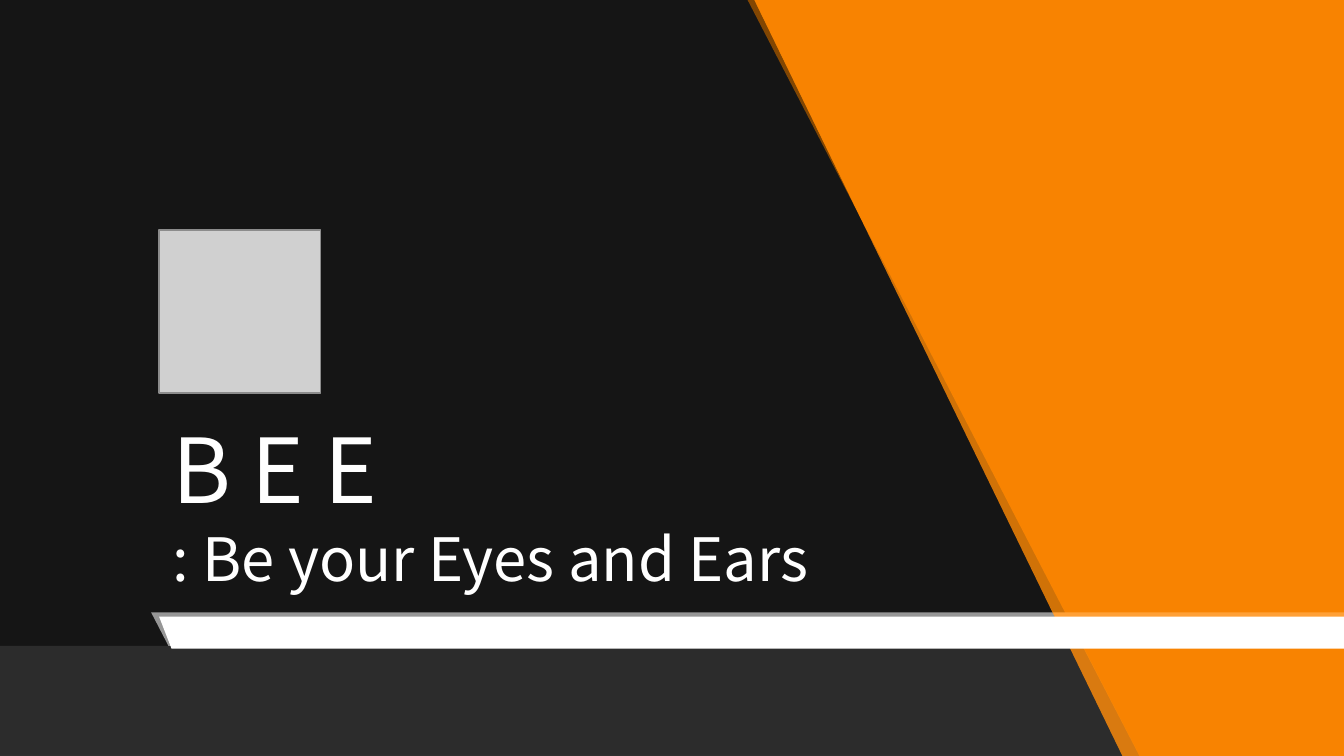
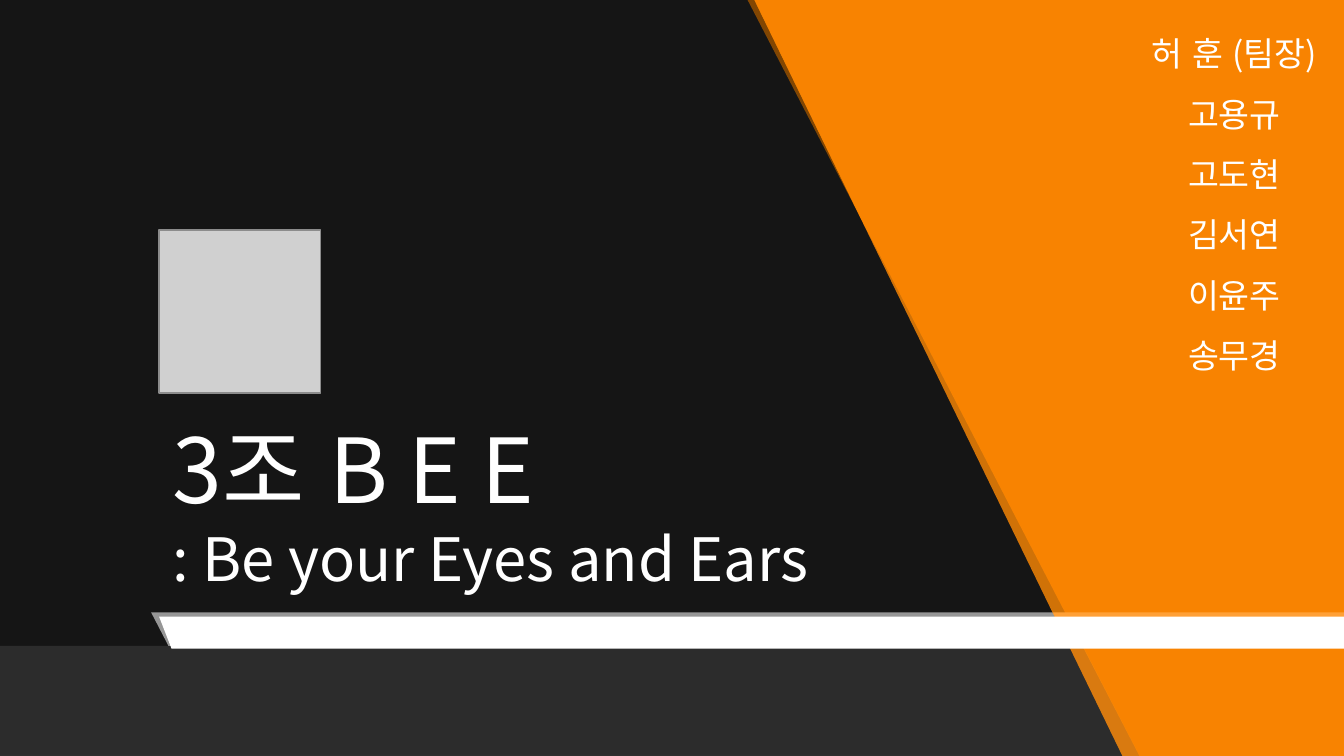
Before and after one commit to Huffon/2019_Capstone_bee, a slide deck: slide 1 of docs/5_Interim Presentation.pptx. Drawn at 1344x756 pixels with LibreOffice and Linux fonts; fonts in the diff are those of the drawing; grey boxes stand for pictures; background and template pictures are left out; a plain dark background stands for a picture behind light text. Boxes give left, top, right and bottom in pixels: in the first picture for what was removed or moved away, otherwise in the second. Text is boxed around its words. In the diff, an @@ line names an element or a change of style, - is before the commit and + after.

```diff
--- a/docs/5_Interim Presentation.pptx
+++ b/docs/5_Interim Presentation.pptx
@@ text added at box(1152, 38, 1317, 371), 18 pt, text #FFFFFF @@
+허 훈 (팀장)
+고용규
+고도현
+김서연
+이윤주
+송무경
@@ title at box(172, 436, 809, 595): text changed @@
-B E E
-: Be your Eyes and Ears
+3조 B E E
+: Be your Eyes and Ears
```
Also in this commit, not shown: 12 other slides changed, 4 slides removed, 3 other files.
